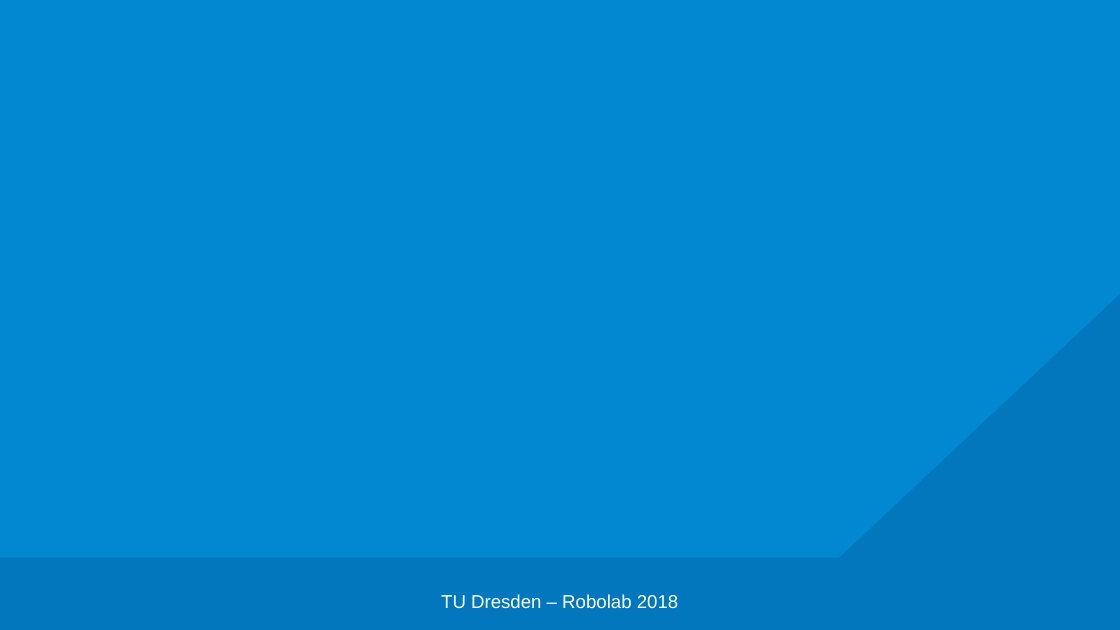
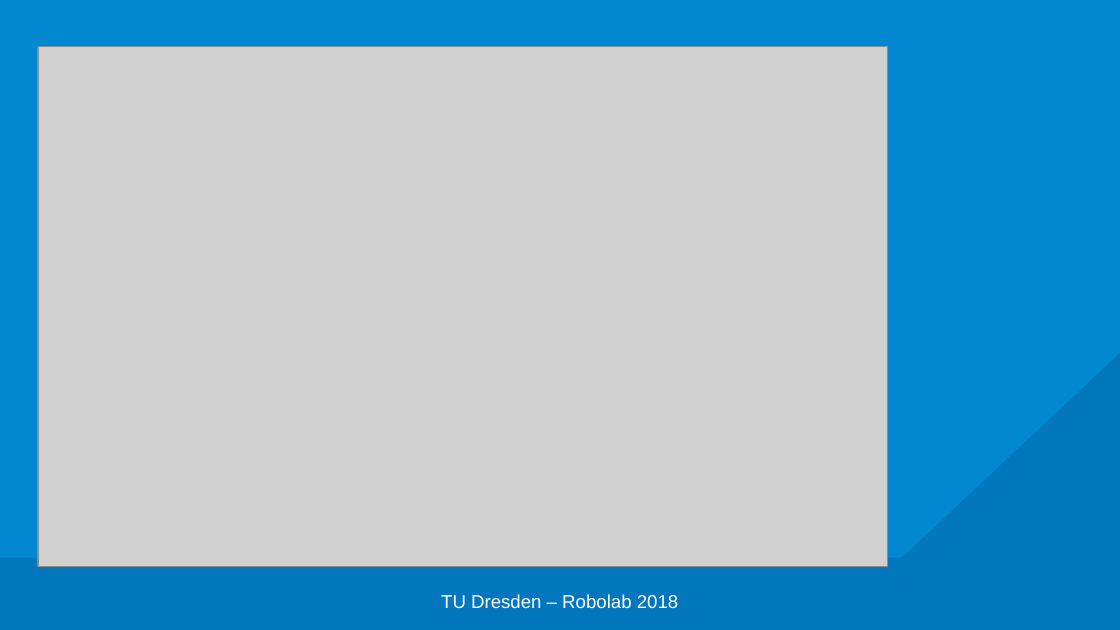
Before and after one commit to edisontrent1337/gitslides, a slide deck: slide 19 of Git.pptx. Drawn at 1120x630 pixels with LibreOffice and Linux fonts; fonts in the diff are those of the drawing; grey boxes stand for pictures; background and template pictures are left out. Boxes give left, top, right and bottom in pixels: in the first picture for what was removed or moved away, otherwise in the second. Text is boxed around its words. In the diff, an @@ line names an element or a change of style, - is before the commit and + after.

```diff
--- a/Git.pptx
+++ b/Git.pptx
@@ right triangle: place and size @@
-right triangle at <box>405,0,1120,630</box>
+right triangle at <box>468,0,1120,630</box>
@@ picture added at <box>38,47,887,567</box> @@
```
Also in this commit, not shown: 18 other slides changed, 5 slides added.
